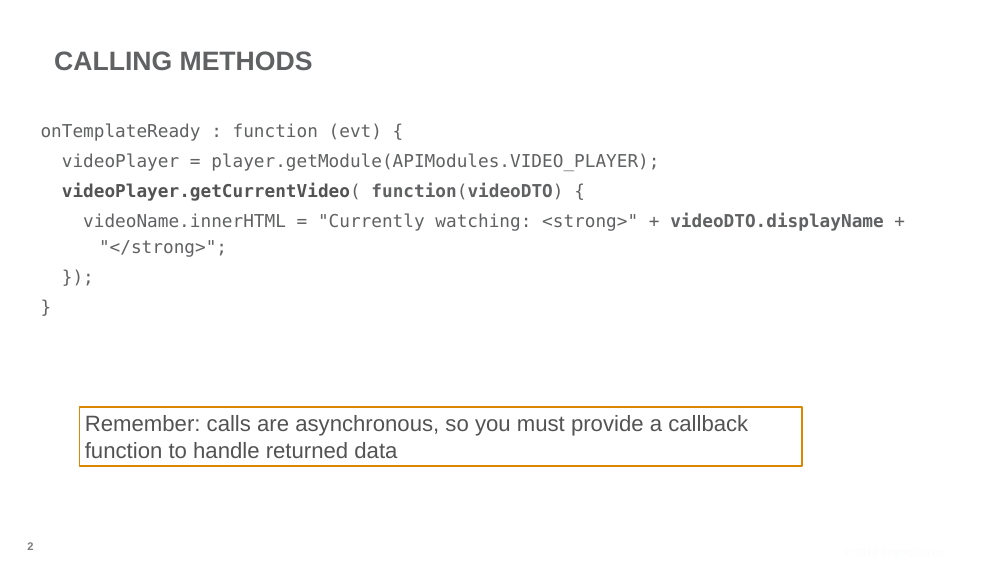
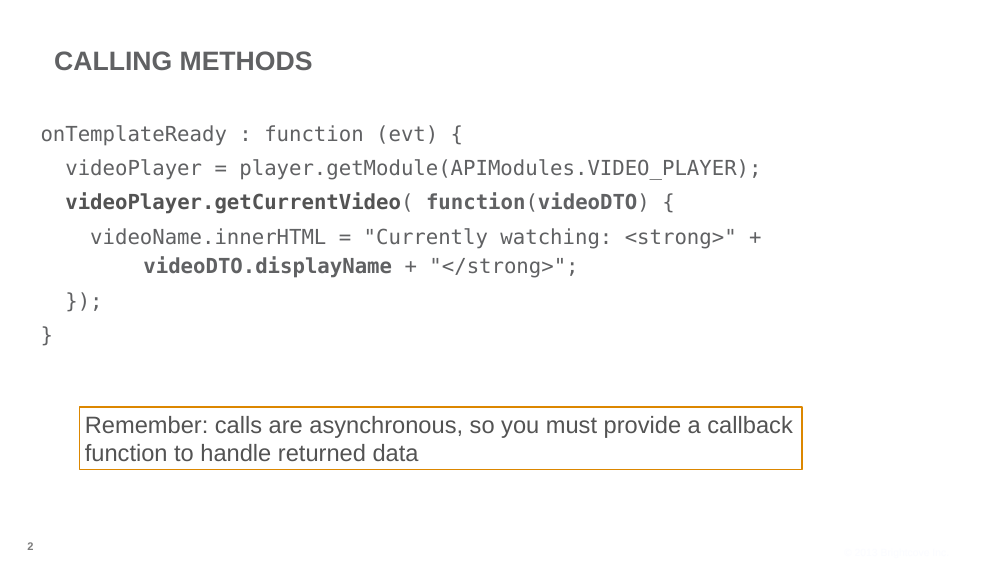
Before and after one commit to BrightcoveLearning/VideoCloudSmartPlayerAPI, a slide deck: slide 2 of VideoSessionsMaterials/v7-accessing-data.pptx. Drawn at 1008x567 pixels with LibreOffice and Linux fonts; fonts in the diff are those of the drawing; background and template pictures are left out. Boxes give left, top, right and bottom in pixels: in the first picture for what was removed or moved away, otherwise in the second. Text is boxed around its words. In the diff, an @@ line names an element or a change of style, - is before the commit and + after.

Commit message:
Creating/Updating slides for video recordings

```diff
--- a/VideoSessionsMaterials/v7-accessing-data.pptx
+++ b/VideoSessionsMaterials/v7-accessing-data.pptx
@@ text "onTemplateReady : function (evt) {" at bbox=[41, 125, 761, 278]: size 24 to 28 pt @@
@@ rectangle "Remember: calls are asynchronous, so ...": place and size @@
-rectangle "Remember: calls are asynchronous, so ..." at bbox=[80, 407, 802, 466]
+rectangle "Remember: calls are asynchronous, so ..." at bbox=[80, 407, 802, 470]
@@ rectangle "Remember: calls are asynchronous, so ..." at bbox=[80, 407, 802, 470]: size 30 to 32 pt @@
```
Also in this commit, not shown: 2 other slides changed, 9 other files.
